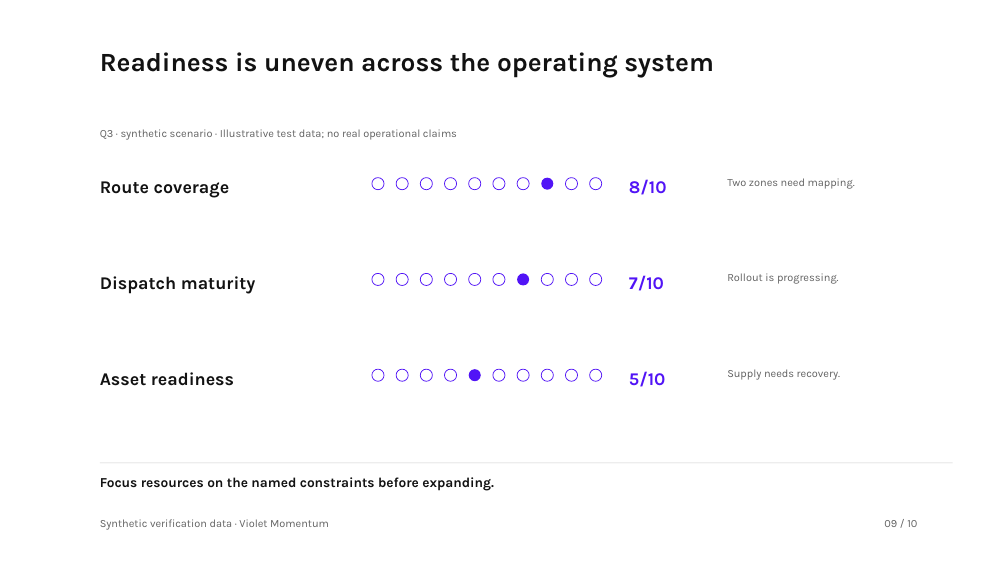
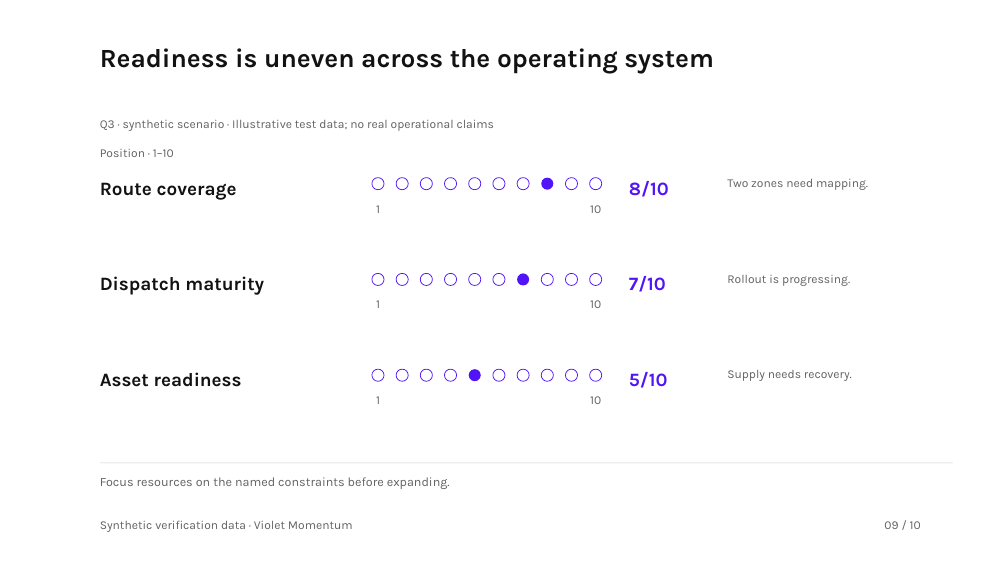
Before and after one commit to hustcer/pptx-nova, a slide deck: slide 9 of pptx-nova/assets/examples/deckkits/violet-momentum/deck.pptx. Drawn at 1008x567 pixels with LibreOffice and Linux fonts; fonts in the diff are those of the drawing. Boxes give left, top, right and bottom in pixels: in the first picture for what was removed or moved away, otherwise in the second. Text is boxed around its words. In the diff, an @@ line names an element or a change of style, - is before the commit and + after.

Commit message:
fix(pptx-nova): refine Violet Momentum visual hierarchy
- Raise supporting evidence to 11.5pt, body text to 14pt, and key values
  to 28pt; separate cover quantities from unit-bearing labels.
- Share native table padding and emphasis with fitted cell plans, expand
  summary space, and complete the three-metric cover composition.
- Label completion independently from project health, explain position
  scales, clarify diagnosis values, and unify violet decision emphasis.
- Publish the 0.2.0 candidate contract, regenerate slot budgets and curated
  PPTX previews, and add reviewed vision baselines and regressions.
- Keep local critique archives ignored and link acceptance records to the
  maintained golden review.

Validation:
- Full suite: 672 passed, 39 conditional skips, no failures.
- Reviewed 48 golden, alternative, stress, and mixed-language slides;
  canonical and vision checks passed with no high/medium/low findings.
- Verified ZIP/XML relationships, chart caches and embedded workbooks;
  PowerPoint clean-open and complete native export passed.
- Smoke, slot consistency, content-leak audit, live benchmark/readiness,
  strict public audit, design projections, and showcase reproducibility passed.

```diff
--- a/pptx-nova/assets/examples/deckkits/violet-momentum/deck.pptx
+++ b/pptx-nova/assets/examples/deckkits/violet-momentum/deck.pptx
@@ text "Readiness is uneven across the ...": place and size @@
-text "Readiness is uneven across the ..." at [100,52,714,78]
+text "Readiness is uneven across the ..." at [100,48,714,73]
@@ size 10.5 to 11.5 pt in 6 elements at [727,179,868,190], [727,275,850,286], [727,370,852,381], [100,521,353,532], [884,521,921,529], [100,120,495,131] @@
@@ text "Q3 · synthetic scenario · ...": place and size @@
-text "Q3 · synthetic scenario · ..." at [100,129,457,140]
+text "Q3 · synthetic scenario · ..." at [100,120,495,131]
@@ text added at [100,149,174,157], 11.5 pt, text #626262 @@
+Position · 1–10
@@ text added at [376,205,380,213], 11.5 pt, text #626262 @@
+1
@@ text added at [590,205,601,213], 11.5 pt, text #626262 @@
+10
@@ text added at [376,300,380,308], 11.5 pt, text #626262 @@
+1
@@ text added at [590,300,601,308], 11.5 pt, text #626262 @@
+10
@@ size 17 to 18 pt in 6 elements at [100,182,237,200], [629,181,669,197], [100,276,264,295], [629,276,666,292], [100,372,242,387], [629,372,668,388] @@
@@ text added at [376,396,380,404], 11.5 pt, text #626262 @@
+1
@@ text added at [590,396,601,404], 11.5 pt, text #626262 @@
+10
@@ text "Focus resources on the named ..." at [100,477,450,489]: size 13 to 12 pt, text colour #121212 to #626262, bold off @@
```
Also in this commit, not shown: 9 other slides changed, 26 other files.
